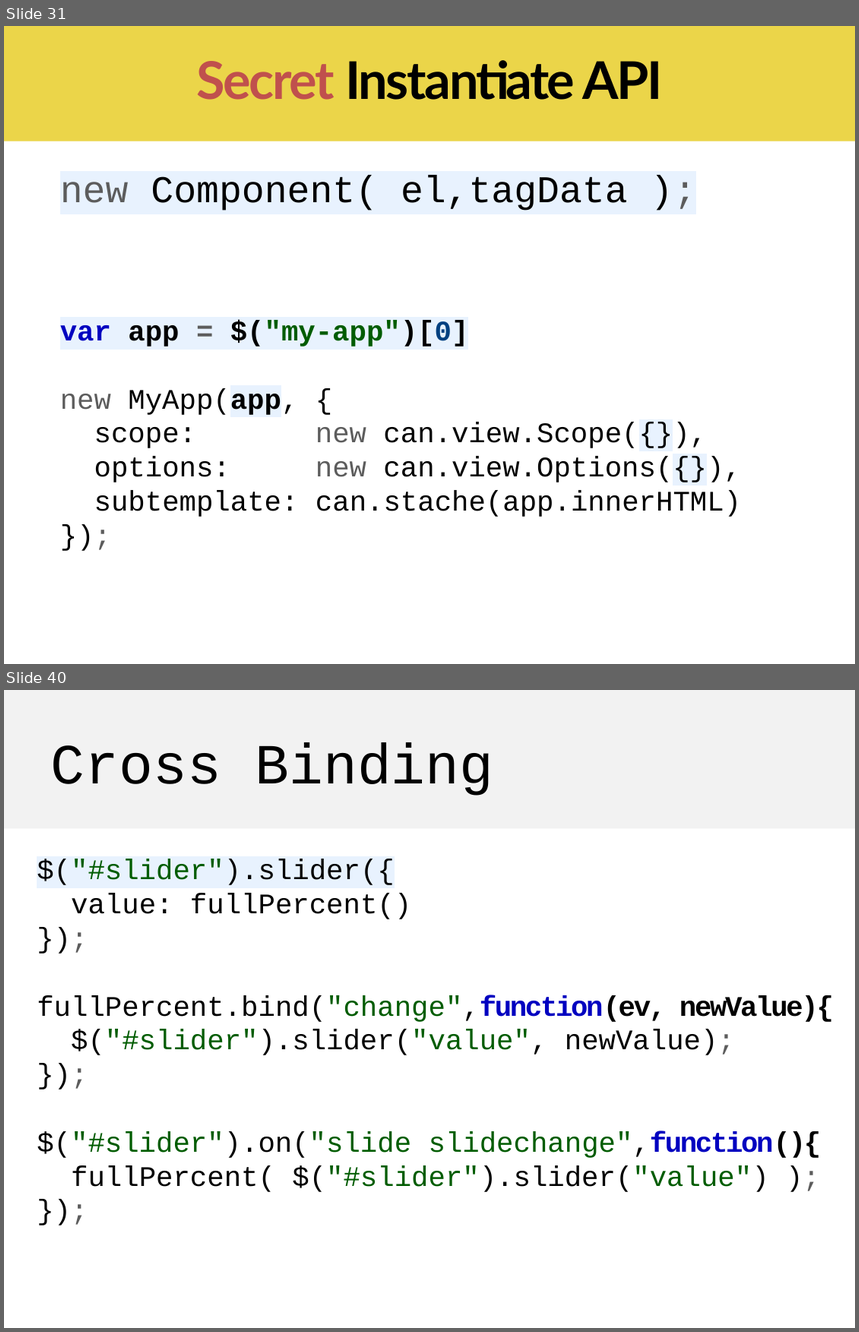
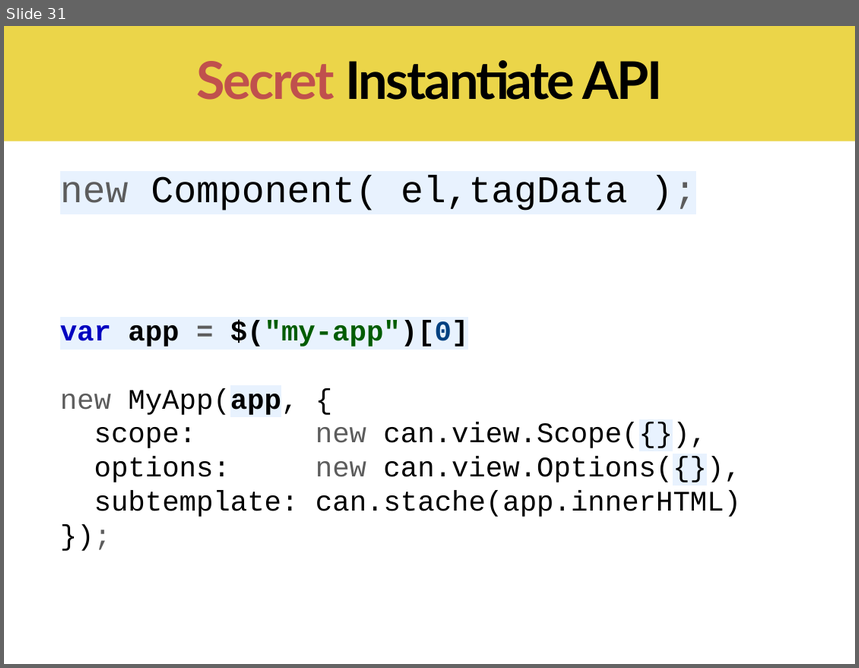
Before and after one commit to canjs/can-meetup, a slide deck: 6_component/canjs-component.pptx. Shown one above the other, each under a label of ours: slides 31 and 40 before the commit, slide 31 after it; the slides between them are not shown. The pictures are 859x1332 and 859x668 pixels, drawn with LibreOffice and Linux fonts; fonts in the diff are those of the drawing. Boxes give left, top, right and bottom in pixels: in the first picture for what was removed or moved away, otherwise in the second. Text is boxed around its words. In the diff, an @@ line names an element or a change of style, - is before the commit and + after.

```diff
--- a/6_component/canjs-component.pptx
+++ b/6_component/canjs-component.pptx
@@ slide 40 removed at (4,690,855,1328), background #FFFFFF @@
@@ rectangle removed at (4,690,855,829) @@
@@ text removed at (51,742,494,796) @@
-Cross Binding
@@ text removed at (37,859,834,1192) @@
-$("#slider").slider({
-value: fullPercent()
-});
-fullPercent.bind("change",function(ev, newValue){
-$("#slider").slider("value", newValue);
-});
-$("#slider").on("slide slidechange",function(){
-fullPercent( $("#slider").slider("value") );
-});
```
Also in this commit, not shown: 7 slides changed, 6 slides added, 19 other slides removed, 16 other files.
